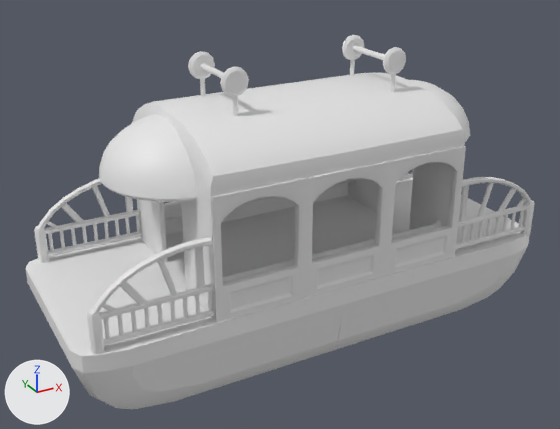
Renders of the FBX model Assets/3D_Assets/Props/téléphérique_2.fbx from each side of a commit.
One viewpoint serves both versions: a 50 mm lens placed at (-13.19, -22.95, 13.03), pointed at (-0.48, 0.17, 1.47). Lighting does not change. The marker at lower left points along +X, +Y and +Z. Where no turn or scale is listed for an object, it has been applied to the vertices.
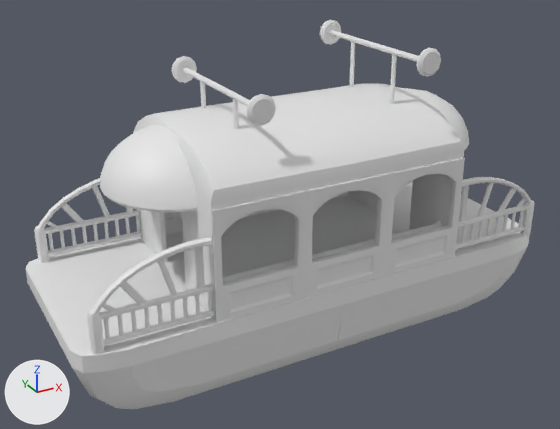
What differs and where, as boxes (x1, y1, x2, y2) in the pictures (560 x 429 px; the box of a moved part takes in the faces that stretch with it):
'Cube.002', reshaped
    before: (132, 72, 466, 322)
    after: (133, 83, 464, 322)
'Cube.003', reshaped
    before: (137, 146, 466, 323)
    after: (165, 158, 465, 323)
'Sphere', moved
    before: (99, 80, 470, 202)
    after: (100, 88, 469, 212)
'Cylinder.001', reshaped, moved (24% wider, 70% taller)
    before: (188, 35, 406, 97)
    after: (171, 20, 441, 126)
part 1 of me_cube_003, moved or reshaped
    before: (132, 72, 466, 258)
    after: (133, 83, 464, 258)
part 2 of me_cylinder_001, moved or reshaped
    before: (383, 47, 406, 74)
    after: (417, 48, 441, 77)
part 3 of me_cylinder_001, moved or reshaped
    before: (353, 45, 384, 60)
    after: (330, 30, 418, 62)
part 4 of me_cylinder_001, moved or reshaped
    before: (342, 35, 364, 60)
    after: (320, 20, 341, 45)
part 5 of me_cylinder_001, moved or reshaped
    before: (188, 51, 217, 79)
    after: (171, 56, 218, 89)
part 6 of me_cylinder_001, moved or reshaped
    before: (215, 66, 249, 97)
    after: (215, 84, 276, 126)
part 7 of me_cube_010, moved or reshaped
    before: (211, 146, 466, 289)
    after: (211, 158, 465, 289)

Patch to the scene script:
```diff
--- a/Assets/3D_Assets/Props/téléphérique_2.fbx.py
+++ b/Assets/3D_Assets/Props/téléphérique_2.fbx.py
@@ me_cylinder_001 @@
 me_cylinder_001.from_pydata(...)  # 288 vertices, 248 faces; spans x -0.48..6.72, y -2.74..0.13, z -0.48..0.48
 # used by ob_cylinder_001; location = (-2.76, 1.6, 7.0)
+# me_cylinder_001 part 2: all 60 vertices in x 5.76..6.72, y -2.74..-2.48, z -0.48..0.48 are moved by (0.0, -1.87, 0.78)
+# me_cylinder_001 part 3: all 24 vertices in x 6.12..6.33, y -1.32..-1.28, z -0.1..0.1 are moved by (0.0, 0.0, 0.78)
+# me_cylinder_001 part 4: all 60 vertices in x 5.76..6.72, y -0.13..0.13, z -0.48..0.48 are moved by (0.0, 1.62, 0.78)
+# me_cylinder_001 part 5: all 60 vertices in x -0.48..0.48, y -0.13..0.13, z -0.48..0.48 are moved by (0.0, 1.62, 0.0)
+# me_cylinder_001 part 6: all 60 vertices in x -0.48..0.48, y -2.74..-2.48, z -0.48..0.48 are moved by (0.0, -1.8, 0.0)
@@ me_cube_010 @@
 me_cube_010.from_pydata(...)  # 872 vertices, 896 faces; spans x -0.12..9.62, y -0.1..7.16, z -2.47..2.18
 # used by ob_cube_003; location = (-4.57, -3.23, 2.08)
+# me_cube_010 part 7: all 280 vertices in x -0.12..9.62, y -0.1..0.19, z 1.27..2.18 are moved by (0.0, 0.0, -0.43)
@@ me_cube_003 @@
 me_cube_003.from_pydata(...)  # 424 vertices, 400 faces; spans x -5.07..4.69, y -3.57..3.57, z -2.6..3.48
 # used by ob_cube_002; location = (0.36, 0.29, 2.52)
+# me_cube_003 part 1: all 320 vertices in x -5.07..4.69, y -3.57..3.57, z 0.31..3.48 are moved by (0.0, 0.0, -0.43)
@@ ob_sphere @@
 ob_sphere = bpy.data.objects.new('Sphere', me_sphere)
-ob_sphere.location = (-4.36, 0.31, 3.8)
+ob_sphere.location = (-4.36, 0.31, 3.45)
@@ ob_cylinder_001 @@
 ob_cylinder_001 = bpy.data.objects.new('Cylinder.001', me_cylinder_001)
-ob_cylinder_001.location = (-2.76, 1.6, 7.0)
+ob_cylinder_001.location = (-2.76, 1.6, 6.53)
```
